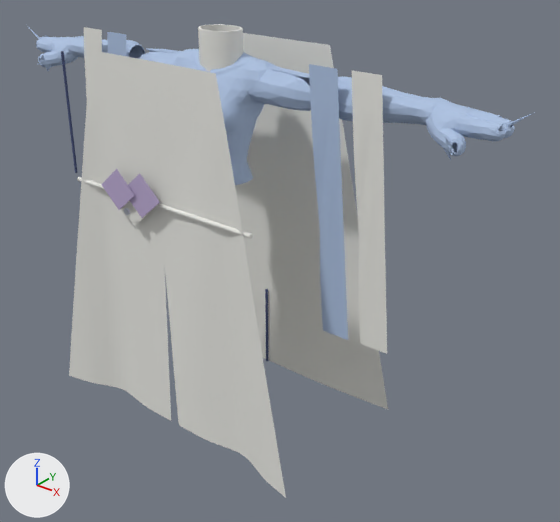
Renders of the FBX model Assets/GenWorks/siroino-lily-vapor-yukata/Models/SiroinoLilyVaporYukata.fbx from each side of a commit.
Camera for both pictures: a 50 mm lens placed at (1.043, -1.128, 1.354), pointed at (0.124, 0.02, 0.642). Every picture has the same lights, and +X, +Y and +Z are marked at lower left. The picture after the commit comes second. Vertices at exactly the same position are counted once.

In view in the first picture: 'Lily_Fitted_Under_Sleeve_L', 'Lily_Fitted_Under_Sleeve_R', 'Lily_Petal_Lock_Inner', 'Lily_Petal_Lock_Outer', 'Lily_Petal_Lock_Root', 'Lily_Sleeve_Rail_Inner_R', 'Lily_Sleeve_Rail_Outer_R', 'Lily_Summer_Back', 'Lily_Summer_Front_Over', 'Lily_Summer_Front_Under', 'Lily_Summer_Underlayer_Front', 'Lily_Waist_Stay_Upper', 'Ribbed_High_Collar' and 5 more.
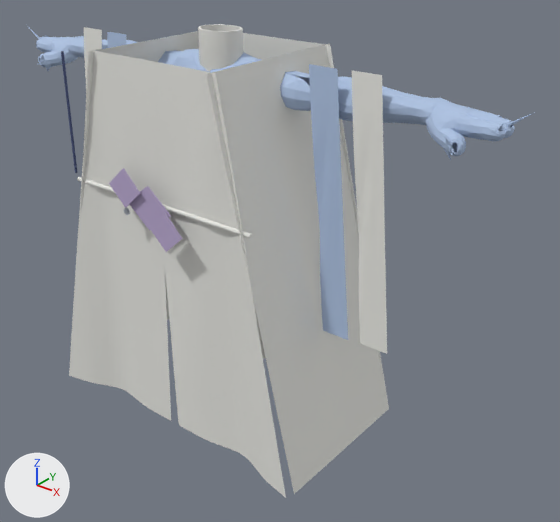
What differs and where, as boxes [x1, y1, x2, y2] in the pictures (560 x 522 px):
'Lily_Summer_Side_R', added
    after: [206, 43, 389, 494]
'Lily_Summer_Side_L', added (mostly hidden)
    after: [80, 31, 199, 320]
'Lily_Petal_Lock_Inner', moved, rescaled
    before: [101, 169, 135, 210]
    after: [149, 212, 183, 252]
'Lily_Petal_Lock_Outer', moved, rescaled
    before: [128, 174, 160, 218]
    after: [109, 168, 140, 208]
'Lily_Petal_Lock_Root', moved, rescaled
    before: [122, 201, 148, 226]
    after: [129, 186, 171, 230]
'Lily_Summer_Back', unchanged, covered by the edit
    before: [235, 33, 388, 409]
    after: [243, 33, 386, 393]
'Lily_Summer_Underlayer_Front', unchanged, covered by the edit
    before: [139, 50, 311, 185]
    after: [158, 50, 311, 111]

Edits to the bpy script that builds the scene:
```text
Change me_lily_petal_lock_inner_mesh:
    used by ob_lily_petal_lock_inner; location = (0.0, 0.0, 0.0)
    remove me_lily_petal_lock_inner_mesh.from_pydata(...)  # 8 vertices, 12 faces; spans x -0.138..-0.042, y -0.2178..-0.2132, z 0.7778..0.8622
    add me_lily_petal_lock_inner_mesh.from_pydata(...)  # 8 vertices, 12 faces; spans x 0.011..0.099, y -0.2338..-0.2292, z 0.7353..0.8147
    me_lily_petal_lock_inner_mesh part 3: the whole mesh is scaled about its middle by (0.917, 1, 0.941), then moved by (0.145, -0.016, -0.045)
Change me_lily_petal_lock_root_mesh:
    used by ob_lily_petal_lock_root; location = (0.0, 0.0, 0.0)
    remove me_lily_petal_lock_root_mesh.from_pydata(...)  # 8 vertices, 12 faces; spans x -0.1..-0.02, y -0.2068..-0.2022, z 0.7478..0.8222
    add me_lily_petal_lock_root_mesh.from_pydata(...)  # 8 vertices, 12 faces; spans x -0.06..0.06, y -0.2218..-0.2172, z 0.7603..0.8497
    me_lily_petal_lock_root_mesh part 1: the whole mesh is scaled about its middle by (1.5, 1, 1.2), then moved by (0.06, -0.015, 0.02)
Change me_lily_petal_lock_outer_mesh:
    used by ob_lily_petal_lock_outer; location = (0.0, 0.0, 0.0)
    remove me_lily_petal_lock_outer_mesh.from_pydata(...)  # 8 vertices, 12 faces; spans x -0.082..0.022, y -0.2128..-0.2082, z 0.7753..0.8647
    add me_lily_petal_lock_outer_mesh.from_pydata(...)  # 8 vertices, 12 faces; spans x -0.099..-0.011, y -0.2298..-0.2252, z 0.7953..0.8747
    me_lily_petal_lock_outer_mesh part 2: the whole mesh is scaled about its middle by (0.846, 1, 0.889), then moved by (-0.025, -0.017, 0.015)
Add me_lily_summer_side_r_mesh:
    me_lily_summer_side_r_mesh.from_pydata(...)  # 403 vertices, 720 faces; spans x 0.15..0.34, y -0.205..0.145, z 0.29..1.075
    me_lily_summer_side_r_mesh.materials.append(mat_mat_lily_summer_shell)  # white #eaeae5
Add me_lily_summer_side_l_mesh:
    me_lily_summer_side_l_mesh.from_pydata(...)  # 403 vertices, 720 faces; spans x -0.34..-0.15, y -0.205..0.145, z 0.29..1.075
    me_lily_summer_side_l_mesh.materials.append(mat_mat_lily_summer_shell)  # white #eaeae5
Add ob_lily_summer_side_r:
    ob_lily_summer_side_r = bpy.data.objects.new('Lily_Summer_Side_R', me_lily_summer_side_r_mesh)
    ob_lily_summer_side_r.location = (0.0, 0.0, 0.0)
Add ob_lily_summer_side_l:
    ob_lily_summer_side_l = bpy.data.objects.new('Lily_Summer_Side_L', me_lily_summer_side_l_mesh)
    ob_lily_summer_side_l.location = (0.0, 0.0, 0.0)
```
